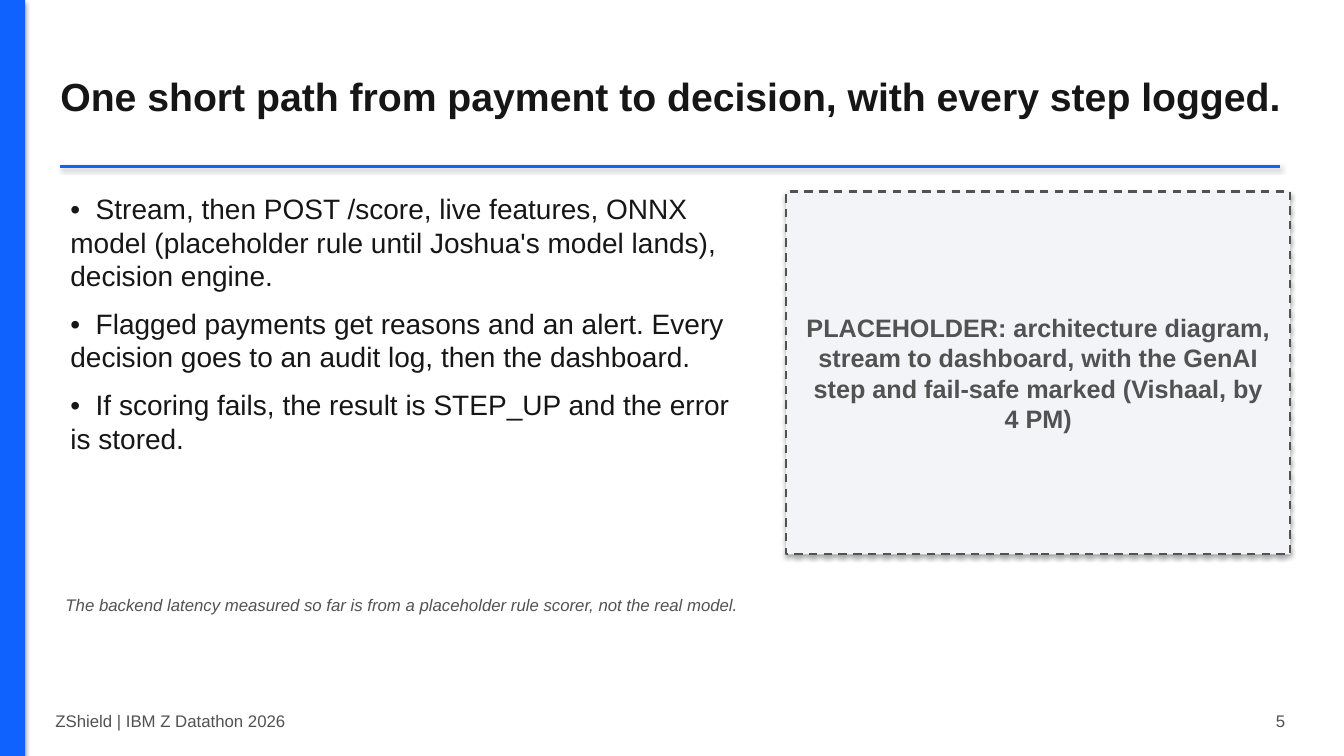
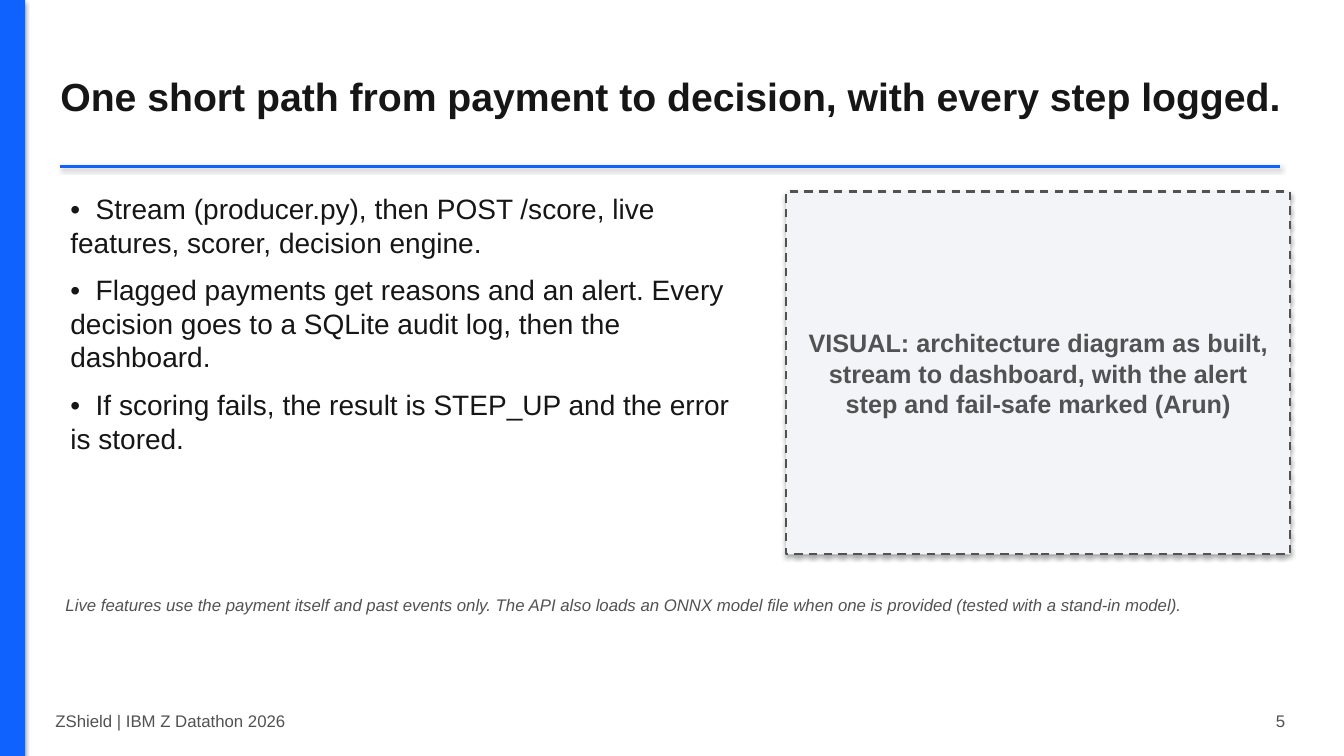
Before and after one commit to Vishaal1409/zshield, a slide deck: slide 5 of docs/deck/ZShield_deck_draft.pptx. Drawn at 1344x756 pixels with LibreOffice and Linux fonts; fonts in the diff are those of the drawing. Boxes give left, top, right and bottom in pixels: in the first picture for what was removed or moved away, otherwise in the second. Text is boxed around its words. In the diff, an @@ line names an element or a change of style, - is before the commit and + after.

```diff
--- a/docs/deck/ZShield_deck_draft.pptx
+++ b/docs/deck/ZShield_deck_draft.pptx
@@ text at <box>70,198,724,368</box>: text changed @@
-• Stream, then POST /score, live features, ONNX model (placeholder rule until Joshua's model lands), decision engine.
-• Flagged payments get reasons and an alert. Every decision goes to an audit log, then the dashboard.
+• Stream (producer.py), then POST /score, live features, scorer, decision engine.
+• Flagged payments get reasons and an alert. Every decision goes to a SQLite audit log, then the dashboard.
@@ text in rectangle at <box>809,333,1267,418</box>: text changed @@
-PLACEHOLDER: architecture diagram, stream to dashboard, with the GenAI step and fail-safe marked (Vishaal, by 4 PM)
+VISUAL: architecture diagram as built, stream to dashboard, with the alert step and fail-safe marked (Arun)
@@ text at <box>65,599,1181,615</box>: text changed @@
-The backend latency measured so far is from a placeholder rule scorer, not the real model.
+Live features use the payment itself and past events only. The API also loads an ONNX model file when one is provided (tested with a stand-in model).
```
Also in this commit, not shown: 10 other slides changed, 11 other files.
